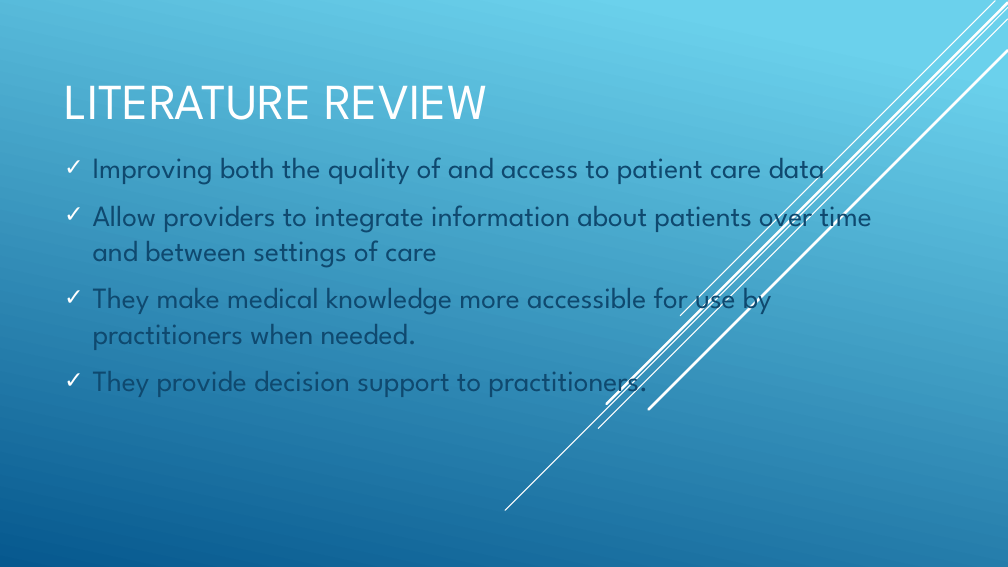
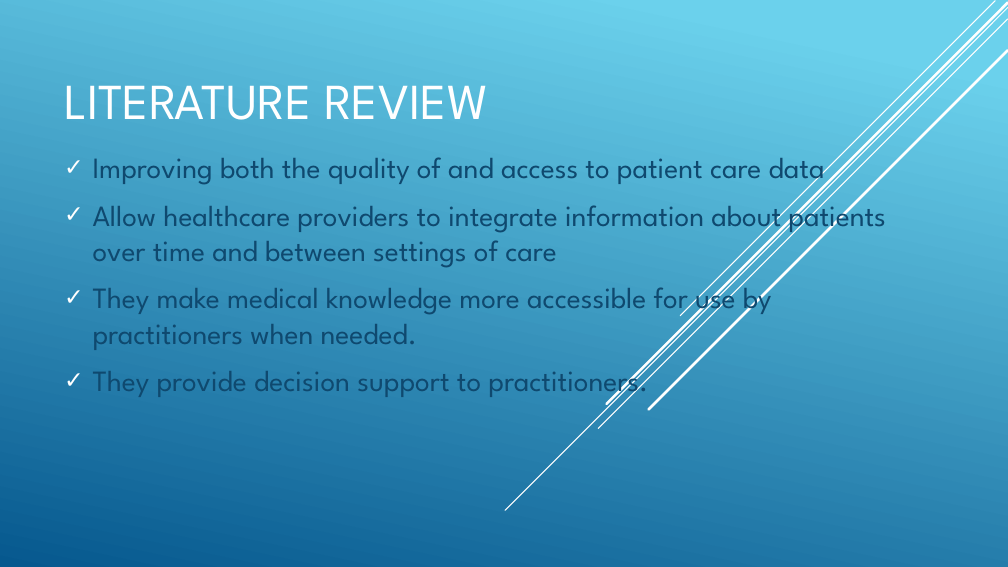
Before and after one commit to microworlds/simple-pro, a slide deck: slide 6 of pro-pre.pptx (slide 7 before the commit). Drawn at 1008x567 pixels with LibreOffice and Linux fonts; fonts in the diff are those of the drawing. Boxes give left, top, right and bottom in pixels: in the first picture for what was removed or moved away, otherwise in the second. Text is boxed around its words. In the diff, an @@ line names an element or a change of style, - is before the commit and + after.

```diff
--- a/pro-pre.pptx
+++ b/pro-pre.pptx
@@ subtitle at [93,196,886,267]: text changed @@
-✓ Allow providers to integrate information about patients over time and between settings of care
+✓ Allow healthcare providers to integrate information about patients over time and between settings of care
```
Also in this commit, not shown: 8 other slides changed, 1 slide added, 5 slides removed, 22 other files.
